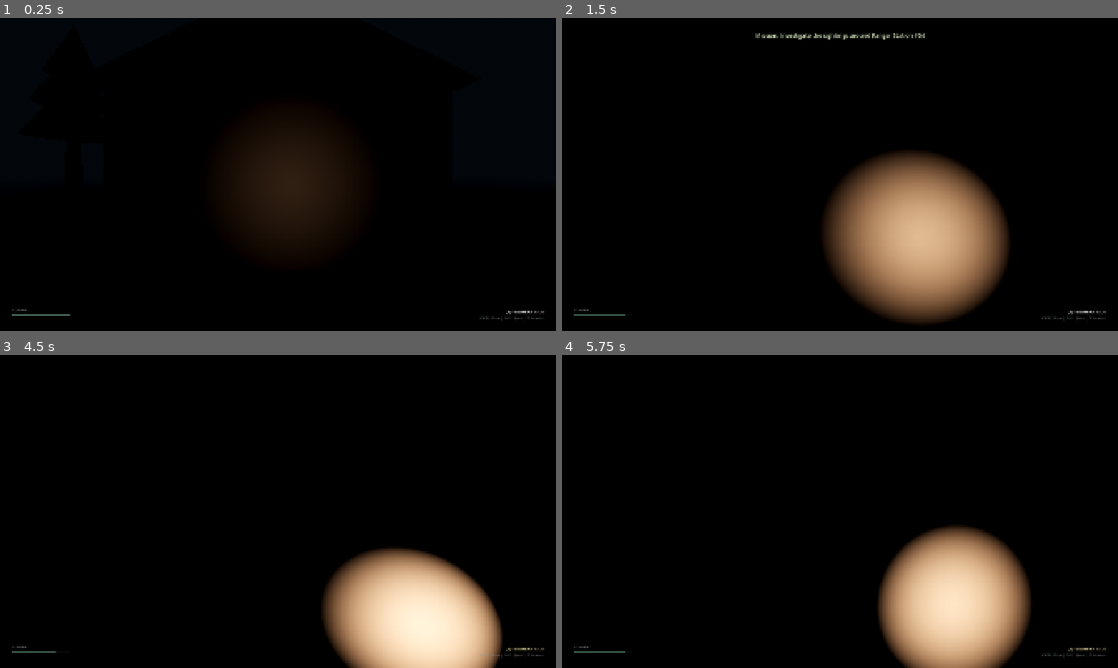
Above: before the commit, frames 1-4 (two rows, left to right).
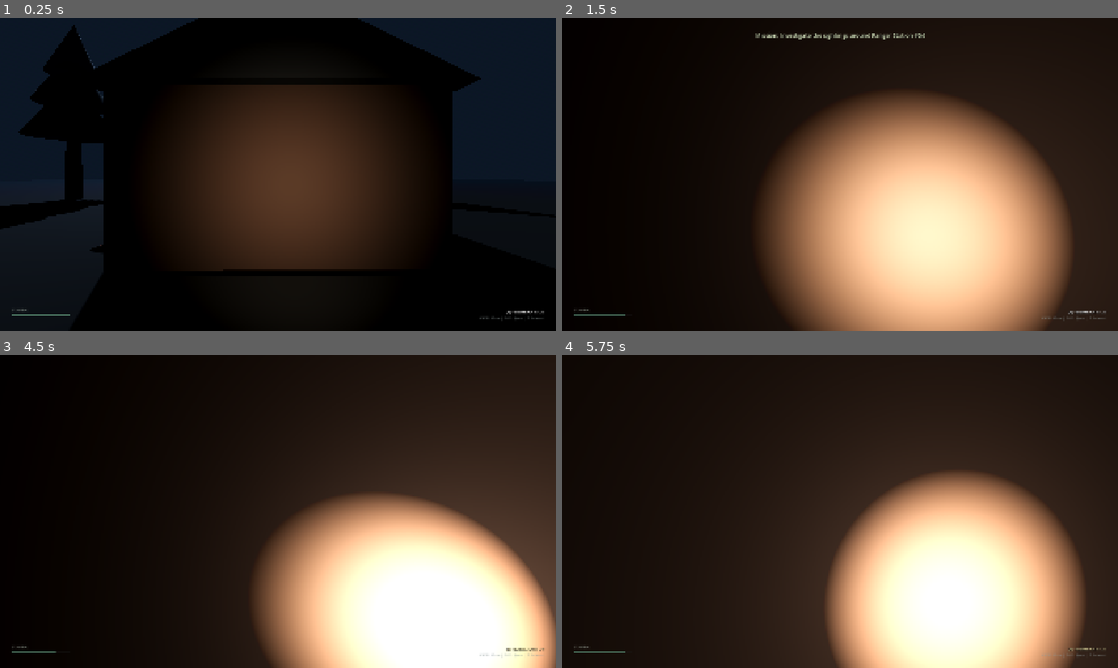
Above: after the commit, the same moments.

Repository: jakej985-rgb/the-black-pines
Game: Godot game, scene res://scenes/main/main.tscn
Same seed, same stepped clock (60 frames per second), same inputs: the game is played once before the commit and once after it.
Inputs (mouse positions are in pixels of both pictures, inside the frame that each line leads up to):
- Up to frame 1 (0.25 s): no input
- Up to frame 2 (1.5 s): tap Enter at 0.5 s; move the mouse to (867, 174) at 0.52 s; hold E (interact) 0.53-1.28 s; hold W (move_forward) from 0.53 s (still down); tap Space (jump) at 0.77 s; move the mouse to (812, 174) at 1.27 s; tap Shift (sprint) at 1.35 s
- Up to frame 3 (4.5 s): keep holding W (move_forward); tap Space (jump) at 1.52, 2.75, 3.02, 3.77 s; move the mouse to (289, 505) at 2.02 s; hold F (toggle_flashlight) 2.03-2.78 s; move the mouse to (272, 517) at 2.77 s; tap E (interact) at 2.85 s; tap Enter at 3.5 s; move the mouse to (316, 514) at 3.52 s; hold Shift (sprint) 3.53-4.28 s; move the mouse to (233, 508) at 4.27 s; tap F (toggle_flashlight) at 4.35 s
- Up to frame 4 (5.75 s): keep holding W (move_forward); tap Space (jump) at 4.52 s; move the mouse to (845, 511) at 5.02 s; hold E (interact) from 5.03 s (still down)

The runs differ from the first frame. In frame 1, 46% of the frame differs, in the area x 0-100%, y 0-83%; in frame 2, 59%; in frame 3, 59%; in frame 4, 78%, in the area x 14-100%, y 0-100%.

Commit message:
fix: Improve visibility - brighter moonlight, wider flashlight cone, softer fog, and ranger station porch lantern

Diff:
--- a/scenes/interactables/ranger_station.tscn
+++ b/scenes/interactables/ranger_station.tscn
@@ -56,3 +56,11 @@
 
 [node name="CollisionShape3D" type="CollisionShape3D" parent="DoorSign"]
 shape = SubResource("BoxShape3D_door_sign")
+
+[node name="PorchLight" type="OmniLight3D" parent="."]
+transform = Transform3D(1, 0, 0, 0, 1, 0, 0, 0, 1, 0, 2.7, 2.7)
+light_color = Color(1, 0.76, 0.45, 1)
+light_energy = 2.2
+shadow_enabled = true
+omni_range = 14.0
+omni_attenuation = 1.2
--- a/scenes/player/player.tscn
+++ b/scenes/player/player.tscn
@@ -24,14 +24,19 @@
 
 [node name="Flashlight" type="SpotLight3D" parent="Head/Camera3D"]
 transform = Transform3D(1, 0, 0, 0, 1, 0, 0, 0, 1, 0.22, -0.18, -0.1)
-light_color = Color(0.96, 0.95, 0.88, 1)
-light_energy = 3.6
+light_color = Color(0.98, 0.97, 0.92, 1)
+light_energy = 5.2
 shadow_enabled = true
-spot_range = 25.0
-spot_attenuation = 1.25
-spot_angle = 28.0
-spot_angle_attenuation = 1.35
+spot_range = 38.0
+spot_attenuation = 1.05
+spot_angle = 42.0
+spot_angle_attenuation = 1.15
+
+[node name="FillLight" type="OmniLight3D" parent="Head/Camera3D/Flashlight"]
+light_color = Color(0.9, 0.92, 0.95, 1)
+light_energy = 0.5
+omni_range = 6.0
 
 [node name="InteractRay" type="RayCast3D" parent="Head/Camera3D"]
-target_position = Vector3(0, 0, -2.8)
+target_position = Vector3(0, 0, -3.2)
 collide_with_areas = true
--- a/scenes/world/forest.tscn
+++ b/scenes/world/forest.tscn
@@ -7,10 +7,10 @@
 [ext_resource type="PackedScene" path="res://scenes/interactables/sticks_bundle.tscn" id="5_sticks"]
 
 [sub_resource type="ProceduralSkyMaterial" id="ProceduralSkyMaterial_night"]
-sky_top_color = Color(0.02, 0.03, 0.05, 1)
-sky_horizon_color = Color(0.05, 0.07, 0.09, 1)
-ground_bottom_color = Color(0.01, 0.015, 0.02, 1)
-ground_horizon_color = Color(0.05, 0.07, 0.09, 1)
+sky_top_color = Color(0.06, 0.1, 0.16, 1)
+sky_horizon_color = Color(0.12, 0.18, 0.25, 1)
+ground_bottom_color = Color(0.04, 0.05, 0.07, 1)
+ground_horizon_color = Color(0.1, 0.15, 0.2, 1)
 
 [sub_resource type="Sky" id="Sky_night"]
 sky_material = SubResource("ProceduralSkyMaterial_night")
@@ -19,23 +19,23 @@
 background_mode = 2
 sky = SubResource("Sky_night")
 ambient_light_source = 2
-ambient_light_color = Color(0.03, 0.04, 0.06, 1)
-ambient_light_energy = 0.5
+ambient_light_color = Color(0.15, 0.2, 0.28, 1)
+ambient_light_energy = 0.85
 tonemap_mode = 3
 fog_enabled = true
-fog_light_color = Color(0.06, 0.08, 0.1, 1)
-fog_density = 0.025
+fog_light_color = Color(0.1, 0.14, 0.19, 1)
+fog_density = 0.008
 volumetric_fog_enabled = true
-volumetric_fog_density = 0.035
-volumetric_fog_albedo = Color(0.18, 0.22, 0.25, 1)
-volumetric_fog_emission = Color(0.004, 0.006, 0.008, 1)
-volumetric_fog_length = 50.0
+volumetric_fog_density = 0.012
+volumetric_fog_albedo = Color(0.24, 0.3, 0.38, 1)
+volumetric_fog_emission = Color(0.015, 0.02, 0.03, 1)
+volumetric_fog_length = 60.0
 
 [sub_resource type="BoxShape3D" id="BoxShape3D_ground"]
 size = Vector3(140, 2, 140)
 
 [sub_resource type="StandardMaterial3D" id="StandardMaterial3D_dirt"]
-albedo_color = Color(0.08, 0.06, 0.05, 1)
+albedo_color = Color(0.16, 0.14, 0.12, 1)
 roughness = 0.95
 
 [sub_resource type="BoxMesh" id="BoxMesh_ground"]
@@ -49,8 +49,8 @@
 
 [node name="DirectionalLight3D" type="DirectionalLight3D" parent="."]
 transform = Transform3D(0.866025, -0.353553, 0.353553, 0, 0.707107, 0.707107, -0.5, -0.612372, 0.612372, 0, 30, 0)
-light_color = Color(0.5, 0.62, 0.75, 1)
-light_energy = 0.22
+light_color = Color(0.65, 0.76, 0.9, 1)
+light_energy = 0.75
 shadow_enabled = true
 directional_shadow_max_distance = 60.0
 
